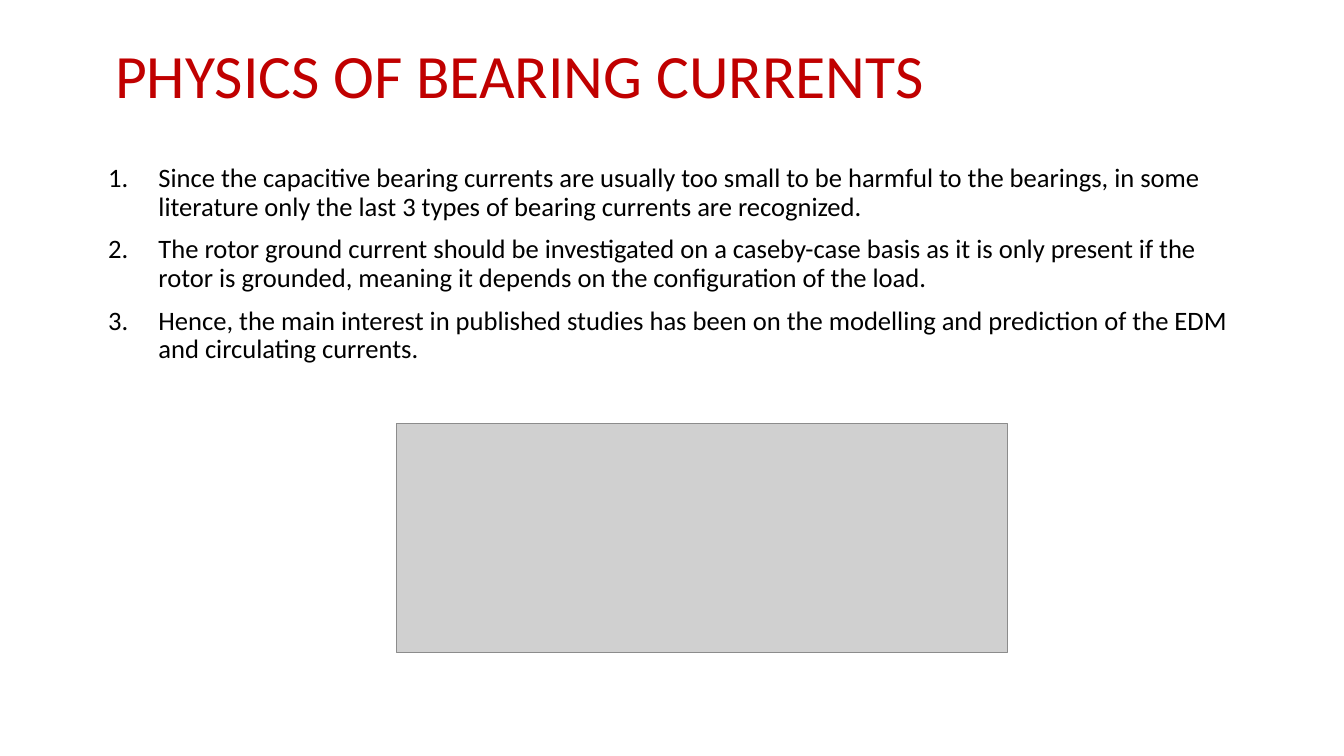
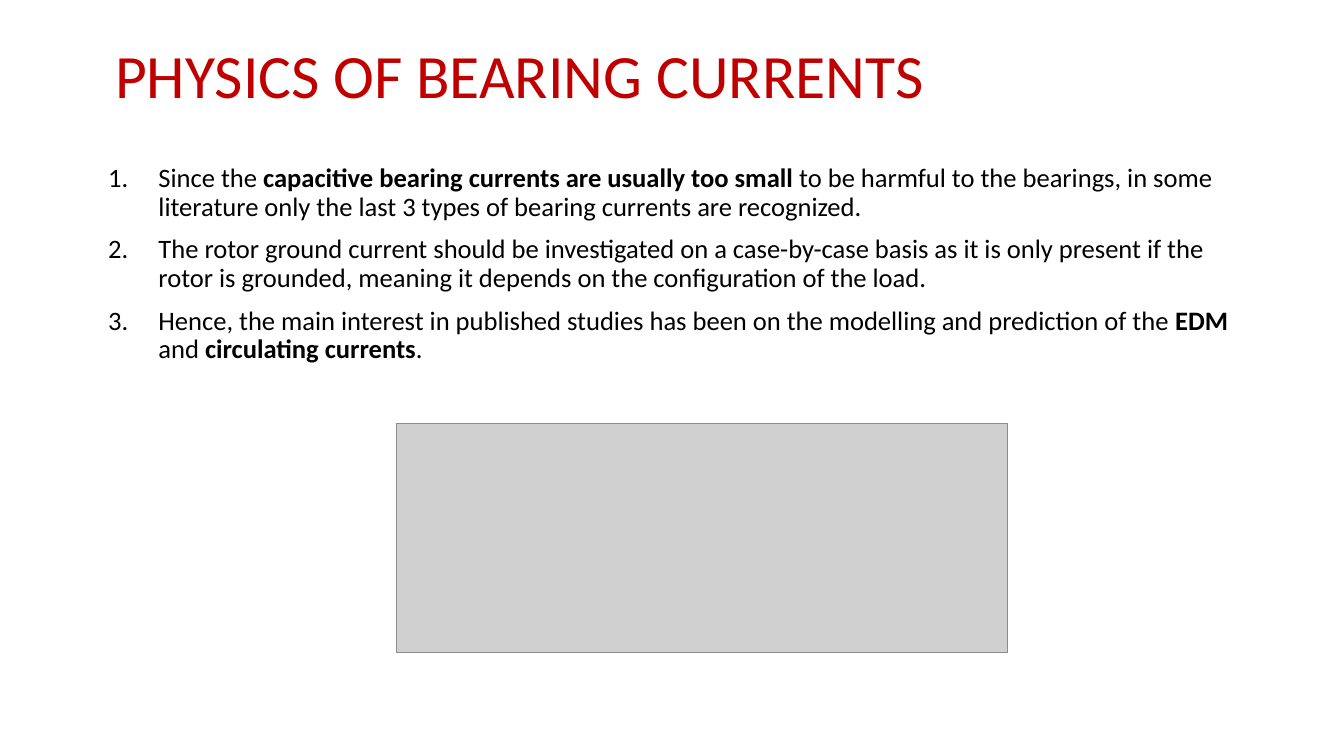
Before and after one commit to EnesAyaz/KTH, a slide deck: slide 7 of Weekly-Reports/BearingCurrentsSourceAndMitigations.pptx. Drawn at 1344x756 pixels with LibreOffice and Linux fonts; fonts in the diff are those of the drawing; grey boxes stand for pictures. Boxes give left, top, right and bottom in pixels: in the first picture for what was removed or moved away, otherwise in the second. Text is boxed around its words. In the diff, an @@ line names an element or a change of style, - is before the commit and + after.

```diff
--- a/Weekly-Reports/BearingCurrentsSourceAndMitigations.pptx
+++ b/Weekly-Reports/BearingCurrentsSourceAndMitigations.pptx
@@ text at (158, 168, 1228, 363): bold on in "capacitive bearing currents are usually too small", "EDM circulating currents." @@
@@ text at (158, 239, 1203, 292): text changed @@
-2. The rotor ground current should be investigated on a caseby-case basis as it is only present if the rotor is grounded, meaning it depends on the configuration of the load.
+2. The rotor ground current should be investigated on a case-by-case basis as it is only present if the rotor is grounded, meaning it depends on the configuration of the load.
```
Also in this commit, not shown: 10 other slides changed, 1 other file.
